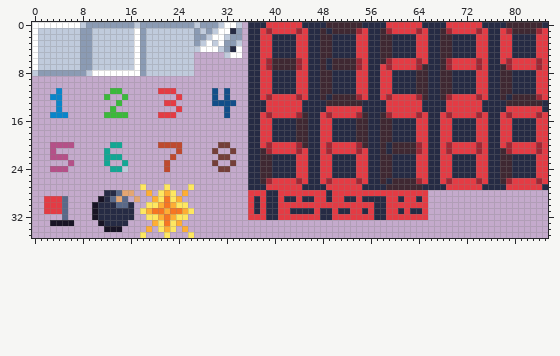
Edited in one commit: sprite sheet (resources/spritesheet.png). The first picture shows the starting point.
The file is 86x36 pixels.
Now the later version:
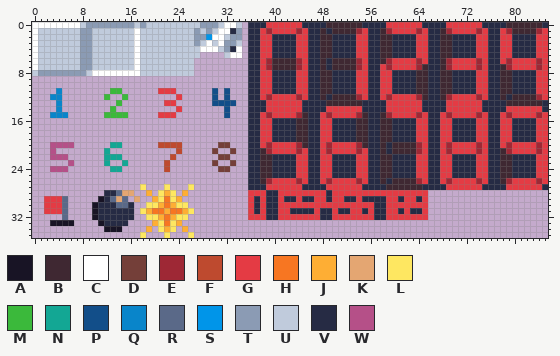
Palette (. is transparent): A #181425  B #3f2832  C #ffffff  D #743f39  E #9e2835  F #be4a2f  G #e43b44  H #f77622  J #feae34  K #e4a672  L #fee761  M #3bb93b  N #13a794  P #124e89  Q #0985ca  R #5a6988  S #0095e9  T #8b9bb4  U #c0cbdc  V #262b44  W #b55088
Difference:
@@ x 16..31 @@
- 0 TUTTTTTTTTTUTTTU
- 1 UCTUUUUUUUUTUTUC
- 2 UCTUUUUUUUUTTUCC
- 3 UCTUUUUUUUUTUCUC
- 4 UCTUUUUUUUUUCCCU
- 5 UCTUUUUUUUU.....
- 6 UCTUUUUUUUU.....
- 7 UCTUUUUUUUU.....
- 8 CCTUUUUUUUU.....
+ 0 TUTUUUUUUUUUTTTU
+ 1 UCUUUUUUUUUTUTUC
+ 2 UCUUUUUUUUUTTSCC
+ 3 UCUUUUUUUUUTUCUC
+ 4 UCUUUUUUUUUUCCCU
+ 5 UCUUUUUUUUUU....
+ 6 UCUUUUUUUUU.....
+ 7 UCUUUUUUUUU.....
+ 8 CCUUUUUUUUU.....
  9 ................
@@ x 13..17 @@
 23 ..N..
-24 NNU..
+24 NN...
 25 .....
